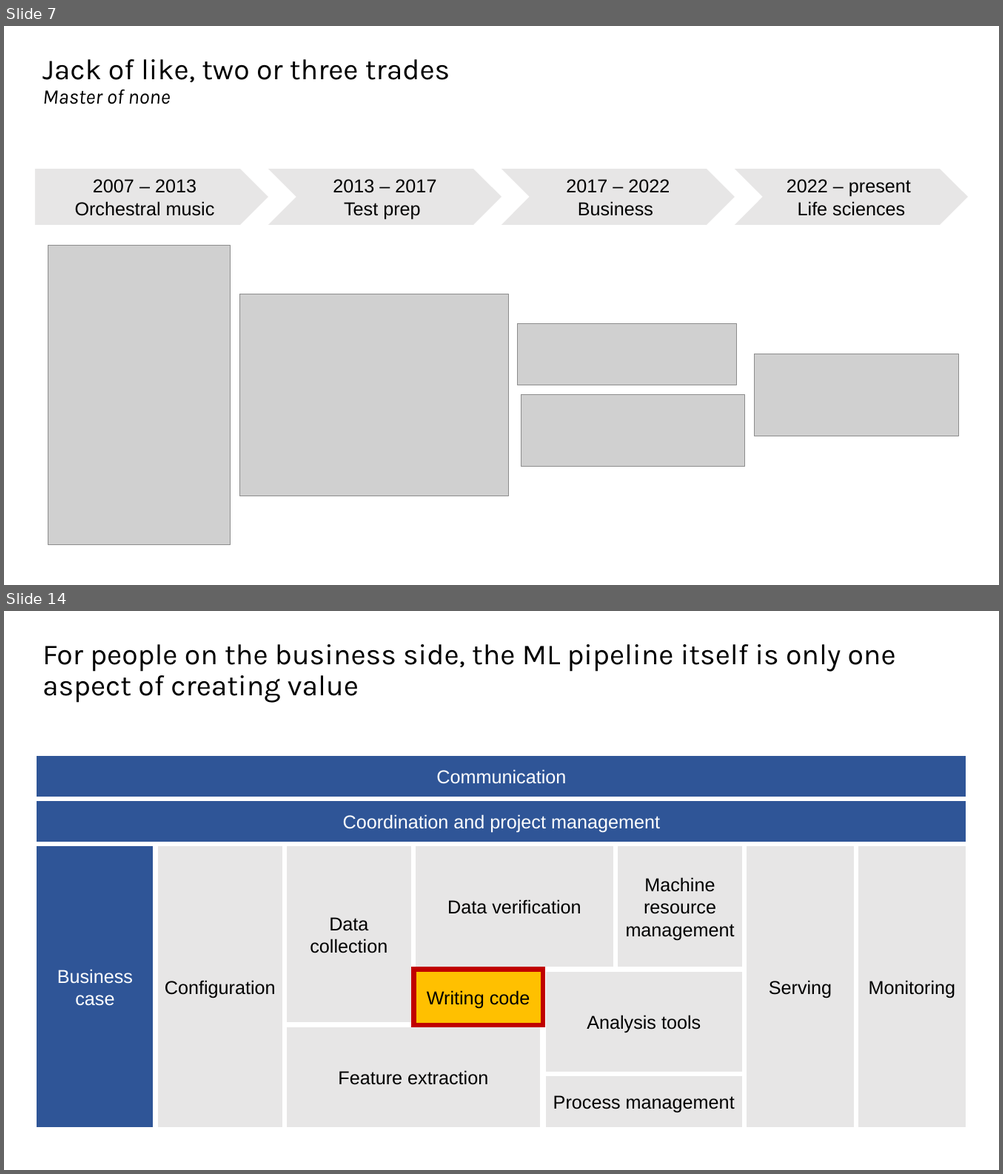
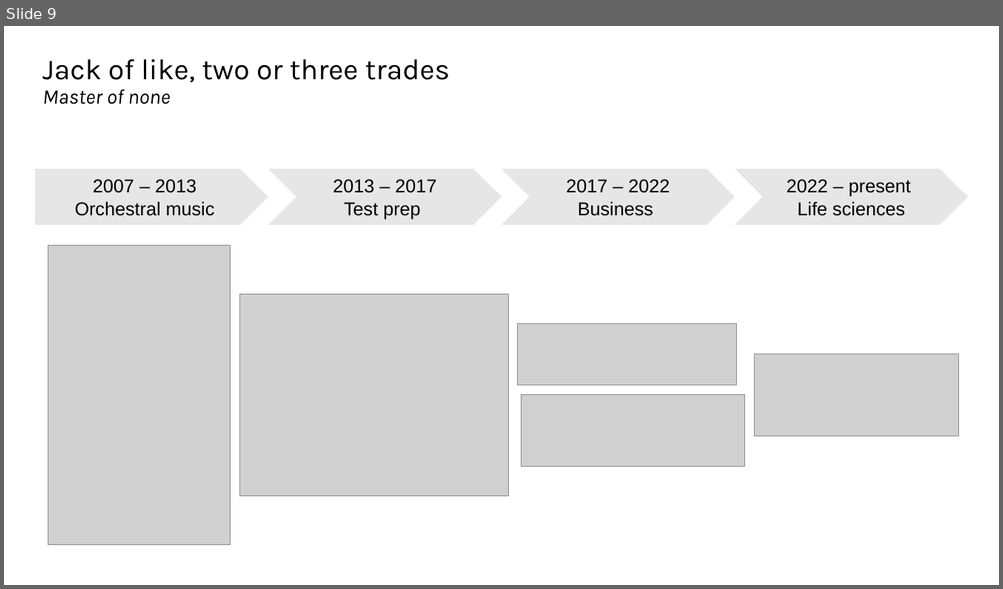
Before and after one commit to tobypenk/data-bootcamp, a slide deck: week 1/Session 1.pptx. Shown one above the other, each under a label of ours: slides 7 and 14 before the commit, slide 9 after it; the slides between them are not shown. The pictures are 1003x1174 and 1003x589 pixels, drawn with LibreOffice and Linux fonts; fonts in the diff are those of the drawing; grey boxes stand for pictures. Boxes give left, top, right and bottom in pixels: in the first picture for what was removed or moved away, otherwise in the second. Text is boxed around its words. In the diff, an @@ line names an element or a change of style, - is before the commit and + after.

```diff
--- a/week 1/Session 1.pptx
+++ b/week 1/Session 1.pptx
@@ slide 14 removed at (4,611,999,1170), background #FFFFFF @@
@@ title removed at (42,644,896,703) @@
-For people on the business side, the ML pipeline itself is only one aspect of creating value
@@ rectangle removed at (34,755,968,799) @@
-Communication
@@ rectangle removed at (34,799,968,844) @@
-Coordination and project management
@@ rectangle removed at (34,844,156,1130) @@
-Business case
@@ rectangle removed at (156,844,284,1130) @@
-Configuration
@@ rectangle removed at (284,844,414,1025) @@
-Data collection
@@ rectangle removed at (414,844,616,969) @@
-Data verification
@@ rectangle removed at (615,844,744,969) @@
-Machine resource management
@@ rectangle removed at (744,844,856,1130) @@
-Serving
@@ rectangle removed at (856,844,968,1130) @@
-Monitoring
@@ rectangle removed at (414,970,543,1026) @@
-Writing code
@@ rectangle removed at (543,969,744,1074) @@
-Analysis tools
@@ rectangle removed at (284,1025,542,1130) @@
-Feature extraction
@@ rectangle removed at (543,1074,744,1130) @@
-Process management
@@ what was slide 7 is now slide 9 @@
```
Also in this commit, not shown: 5 slides changed, 4 slides added, 8 other slides removed, 1 other file.
